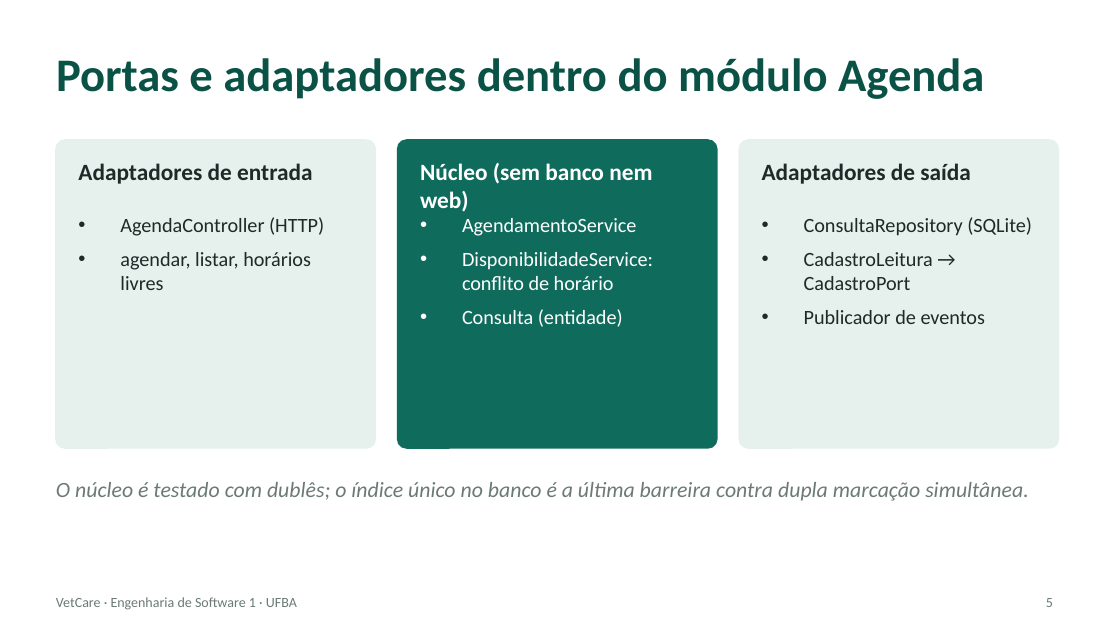
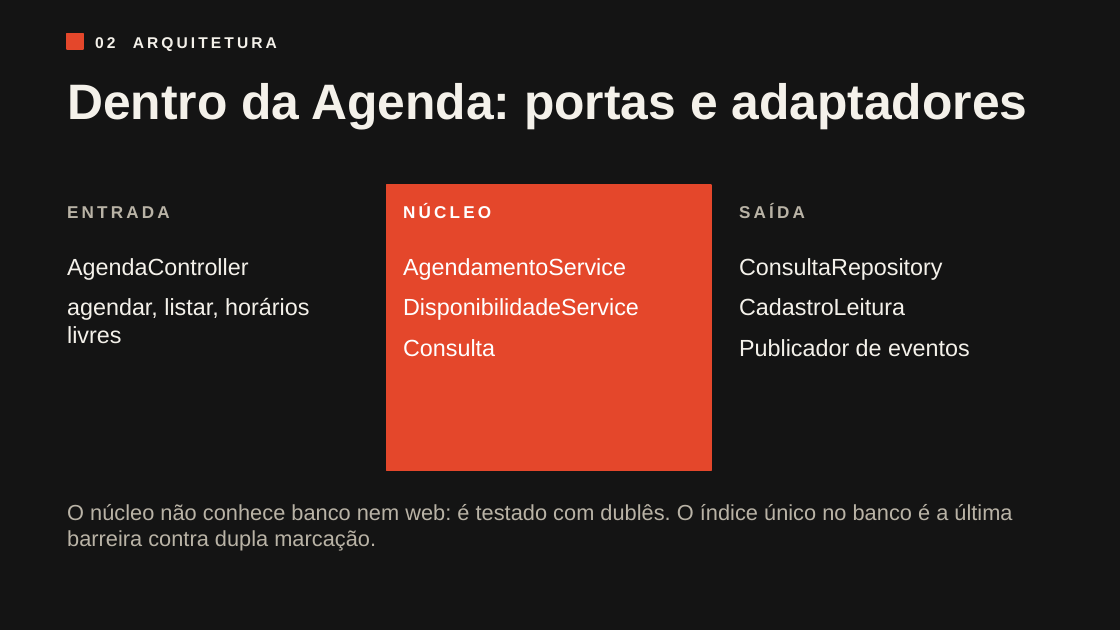
Before and after one commit to GuilhermePSBG/vetcare, a slide deck: slide 6 of docs/VetCare_Trabalho2_Sprint1.pptx (slide 5 before the commit). Drawn at 1120x630 pixels with LibreOffice and Linux fonts; fonts in the diff are those of the drawing. Boxes give left, top, right and bottom in pixels: in the first picture for what was removed or moved away, otherwise in the second. Text is boxed around its words. In the diff, an @@ line names an element or a change of style, - is before the commit and + after.

```diff
--- a/docs/VetCare_Trabalho2_Sprint1.pptx
+++ b/docs/VetCare_Trabalho2_Sprint1.pptx
@@ background #FFFFFF to #141414 @@
@@ title removed at box(56, 58, 984, 99) @@
-Portas e adaptadores dentro do módulo Agenda
@@ rectangle added at box(67, 34, 83, 49), fill #E4472B, outline #E4472B 1 pt @@
@@ text added at box(95, 37, 277, 51), 10 pt, text #F4F1EA, bold @@
+02 ARQUITETURA
@@ text added at box(67, 83, 1028, 129), 32 pt, text #F4F1EA, bold @@
+Dentro da Agenda: portas e adaptadores
@@ rounded rectangle removed at box(56, 140, 375, 448) @@
@@ rounded rectangle removed at box(398, 140, 717, 448) @@
@@ rounded rectangle removed at box(739, 140, 1058, 448) @@
@@ text at box(67, 206, 170, 218): text changed; size 15 to 11 pt; font Calibri to Arial; text colour #1D2A27 to #B9B3A6 @@
-Adaptadores de entrada
+ENTRADA
@@ rectangle added at box(386, 185, 711, 470), fill #E4472B, outline #E4472B 1 pt @@
@@ text at box(403, 204, 491, 218): text changed; size 15 to 11 pt; font Calibri to Arial @@
-Núcleo (sem banco nem web)
+NÚCLEO
@@ text at box(739, 204, 805, 218): text changed; size 15 to 11 pt; font Calibri to Arial; text colour #1D2A27 to #B9B3A6 @@
-Adaptadores de saída
+SAÍDA
@@ text at box(67, 258, 248, 280): text changed; size 13 to 15 pt; font Calibri to Arial; text colour #1D2A27 to #F4F1EA @@
-• AgendaController (HTTP)
+AgendaController
@@ text "AgendaController": place and size @@
-text "AgendaController" at box(120, 217, 324, 290)
+text "AgendaController" at box(67, 258, 309, 344)
@@ text at box(403, 258, 626, 280): size 13 to 15 pt, font Calibri to Arial in "AgendamentoService"; bullet • to none; more space between paragraphs @@
@@ text "AgendamentoService": place and size @@
-text "AgendamentoService" at box(462, 218, 653, 327)
+text "AgendamentoService" at box(403, 258, 639, 357)
@@ text at box(739, 258, 942, 316): text changed; size 13 to 15 pt; font Calibri to Arial; text colour #1D2A27 to #F4F1EA @@
-• ConsultaRepository (SQLite)
-• CadastroLeitura → CadastroPort
+ConsultaRepository
+CadastroLeitura
@@ text "ConsultaRepository": place and size @@
-text "ConsultaRepository" at box(804, 217, 1032, 324)
+text "ConsultaRepository" at box(739, 258, 970, 357)
@@ text at box(67, 298, 309, 344): size 13 to 15 pt, font Calibri to Arial, text colour #1D2A27 to #F4F1EA in "agendar, listar, horários livres"; bullet • to none; more space between paragraphs @@
@@ text at box(403, 298, 639, 357): text changed; size 13 to 15 pt; font Calibri to Arial @@
-• DisponibilidadeService: conflito de horário
-• Consulta (entidade)
+DisponibilidadeService
+Consulta
@@ text at box(739, 339, 970, 357): size 13 to 15 pt, font Calibri to Arial, text colour #1D2A27 to #F4F1EA in "Publicador de eventos"; bullet • to none; more space between paragraphs @@
@@ text at box(67, 504, 1012, 551): text changed; font Calibri to Arial; text colour #6B7A76 to #B9B3A6; italic off @@
-O núcleo é testado com dublês; o índice único no banco é a última barreira contra dupla marcação simultânea.
+O núcleo não conhece banco nem web: é testado com dublês. O índice único no banco é a última barreira contra dupla marcação.
@@ text removed at box(56, 597, 297, 610) @@
-VetCare · Engenharia de Software 1 · UFBA
@@ page number removed at box(1046, 598, 1053, 607) @@
-5
```
Also in this commit, not shown: 10 other slides changed, 2 slides added, 1 slide removed, 1 other file.
